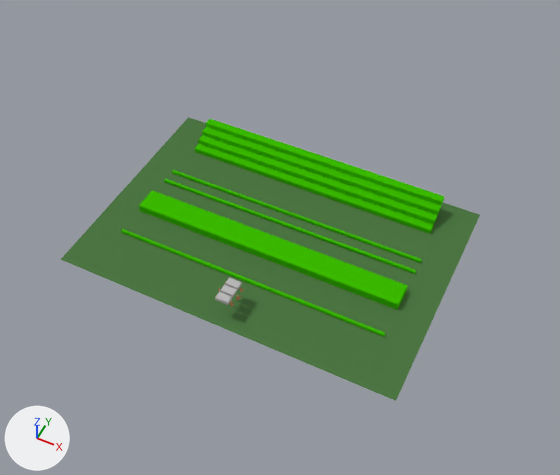
Renders of the Blender file Blender/rhex.blend from each side of a commit.
Before and after are seen from a camera (50 mm lens) standing at (36.7, -63.5, 90.0) and looking at (-1.3, 12.5, -5.0). Arrows for +X, +Y and +Z are at lower left; the lights stay in place.
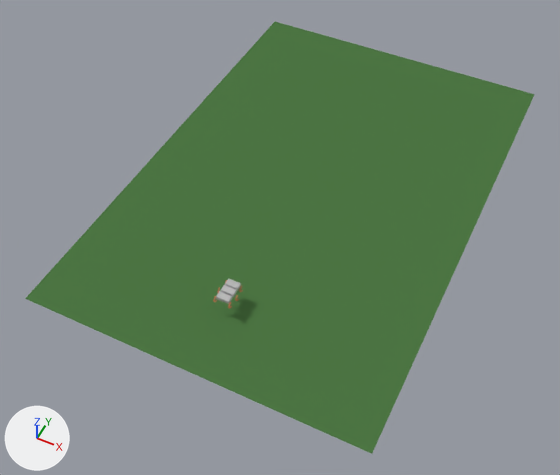
Pixel boxes [x1, y1, x2, y2] of what changed, in the pictures (560 x 475 px):
'Plane', reshaped, moved (22% wider, 52% taller)
    before: [61, 117, 480, 401]
    after: [25, 22, 535, 454]
'Cube.001', hidden (green)
    before: [139, 190, 407, 310]
'Cube.008', hidden (green)
    before: [195, 144, 434, 234]
'Cube.009', hidden (green)
    before: [198, 135, 437, 224]
'Cube.010', hidden (green)
    before: [202, 127, 441, 215]
'Cube.011', hidden (green)
    before: [206, 119, 445, 205]
'Cube', hidden (green)
    before: [121, 229, 385, 337]
'Cube.006', hidden (green)
    before: [164, 179, 416, 274]
'Cube.007', hidden (green)
    before: [172, 170, 422, 263]

The change, as a list of edits to the scene's bpy script:
```text
Change me_plane:
    where me_plane.from_pydata(...)  # 4 vertices, 1 face; spans x -27.1..27.1, y -18.7..18.7, z 0.0
    used by ob_plane; location = (0.0, 8.4, 0.0)
    me_plane part 1
    me_plane.vertices[0].co: (27.1, -18.7, 0.0) -> (27.1, -40.1, 0.0)  # pixel (395, 400) -> pixel (371, 453)
    me_plane.vertices[1].co: (-27.1, -18.7, 0.0) -> (-27.1, -40.1, 0.0)  # pixel (60, 259) -> pixel (25, 298)
    me_plane.vertices[2].co: (27.1, 18.7, 0.0) -> (27.1, 40.1, 0.0)  # pixel (480, 214) -> pixel (534, 94)
    me_plane.vertices[3].co: (-27.1, 18.7, 0.0) -> (-27.1, 40.1, 0.0)  # pixel (188, 117) -> pixel (274, 21)
Change ob_cube_001:
    ob_cube_001.location: (0.0, 5.5, 0.3) -> (0.0, 5.5, 0.5)
    ob_cube_001.scale: (1.0, 8.85, 4.62) -> (1.0, 8.85, 2.26)
    add ob_cube_001.hide_set(True)  # its collection is switched off
Change ob_cube_011:
    add ob_cube_011.hide_set(True)  # its collection is switched off
Change ob_cube_010:
    add ob_cube_010.hide_set(True)  # its collection is switched off
Change ob_cube_009:
    add ob_cube_009.hide_set(True)  # its collection is switched off
Change ob_cube_008:
    add ob_cube_008.hide_set(True)  # its collection is switched off
Change ob_cube_007:
    add ob_cube_007.hide_set(True)  # its collection is switched off
Change ob_cube_006:
    add ob_cube_006.hide_set(True)  # its collection is switched off
Change ob_cube:
    add ob_cube.hide_set(True)  # its collection is switched off
Change ob_plane:
    ob_plane.location: (0.0, 8.4, 0.0) -> (0.0, 21.5, 0.0)
```
